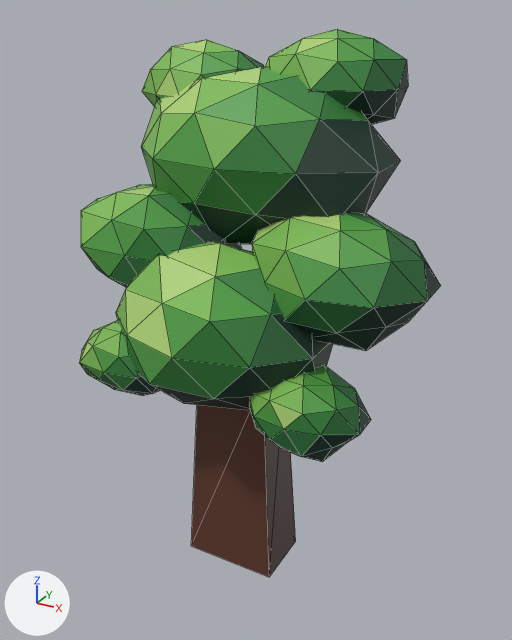
Renders of the glTF model godot/assets/models/world/tree_tree4.glb from each side of a commit.
One viewpoint serves both versions: a 50 mm lens placed at (0.92, -1.59, 1.604), pointed at (0.04, 0.01, 0.804). Lighting does not change. The marker at lower left points along +X, +Y and +Z. The older version comes first. Mesh edges are drawn as thin lines. Vertices at exactly the same position are counted once.

In view in the first picture: 'tree4'.
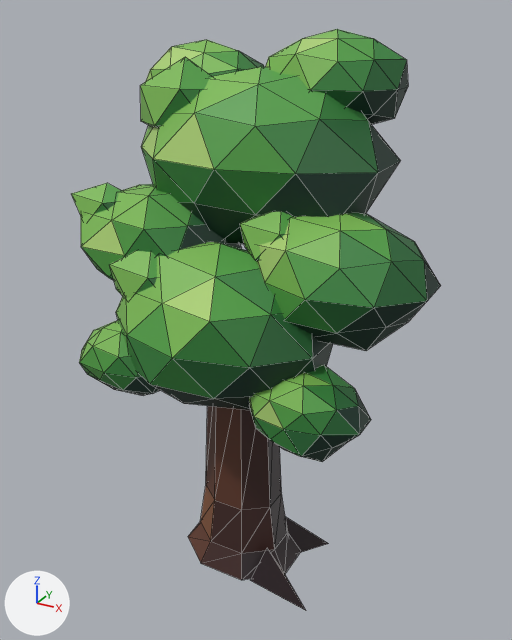
Location of each change, [x1, y1, x2, y2] in pixels of the pictures (512 x 640 px):
'tree4', reshaped (6% taller): before [79, 29, 441, 577]; after [72, 29, 441, 611]
part 1 of me_tree4, rebuilt (7% wider): before [191, 405, 296, 577]; after [188, 406, 300, 580]
part 2 of me_tree4, added: after [72, 57, 294, 298]
part 3 of me_tree4, added: after [250, 517, 329, 611]
part 4 of me_tree4, recoloured: [79, 40, 399, 456] in both

What changed in the scene script:
```text
Change me_tree4:
    used by ob_tree4; location = (0.0, 0.0, 0.0)
    verts and faces of me_tree4; kept vertices keep their numbers, new ones are numbered from 344
    remove me_tree4.from_pydata(...)  # 344 vertices, 648 faces; spans x -0.48..0.54, y -0.34..0.32, z 0.0..1.56
    add me_tree4.from_pydata(...)  # 424 vertices, 774 faces; spans x -0.48..0.54, y -0.34..0.32, z 0.0..1.56
    me_tree4 part 1: the loose piece of 8 vertices spanning x -0.14..0.14, y -0.09..0.09, z 0.0..0.66 is rebuilt with 32 vertices and now spans x -0.18..0.18, y -0.14..0.14, z 0.0..0.68
    me_tree4 part 2
    48 vertices are added at x -0.48..0.25, y -0.24..0.11, z 0.83..1.49
    80 new faces join them
    me_tree4 part 3
    add verts[352] = (0.3, -0.16, 0.0)  # pixel (306, 610)
    add verts[353] = (0.17, -0.05, 0.0)
    add verts[354] = (0.1, -0.13, 0.0)  # pixel (250, 580)
    add verts[355] = (0.13, -0.09, 0.11)  # pixel (267, 547)
    add verts[356] = (0.24, 0.13, 0.0)  # pixel (328, 543)
    add verts[357] = (0.08, 0.1, 0.0)
    add verts[358] = (0.16, 0.03, 0.0)
    add verts[359] = (0.12, 0.07, 0.11)  # pixel (285, 516)
    add faces += [(353, 354, 355), (352, 353, 355), (352, 355, 354), (357, 358, 359), (356, 357, 359), (356, 359, 358)]
    me_tree4 part 4: 118 kept faces spanning x -0.48..0.46, y -0.34..0.32, z 0.61..1.53 get new vertex colours
```
